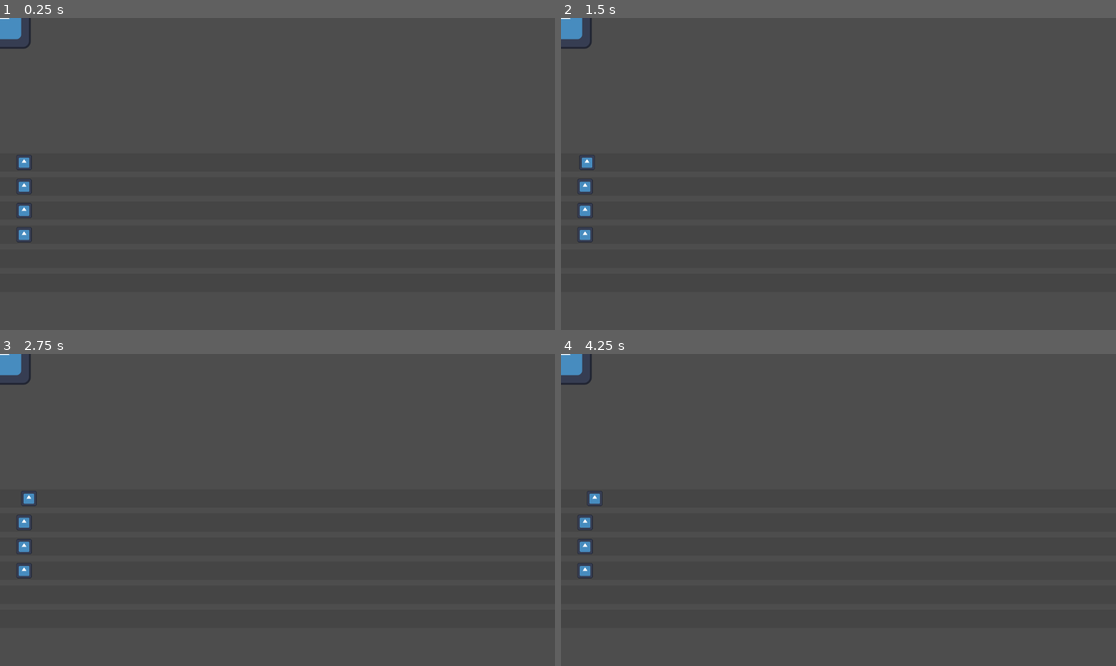
Above: before the commit, frames 1-4 (two rows, left to right).
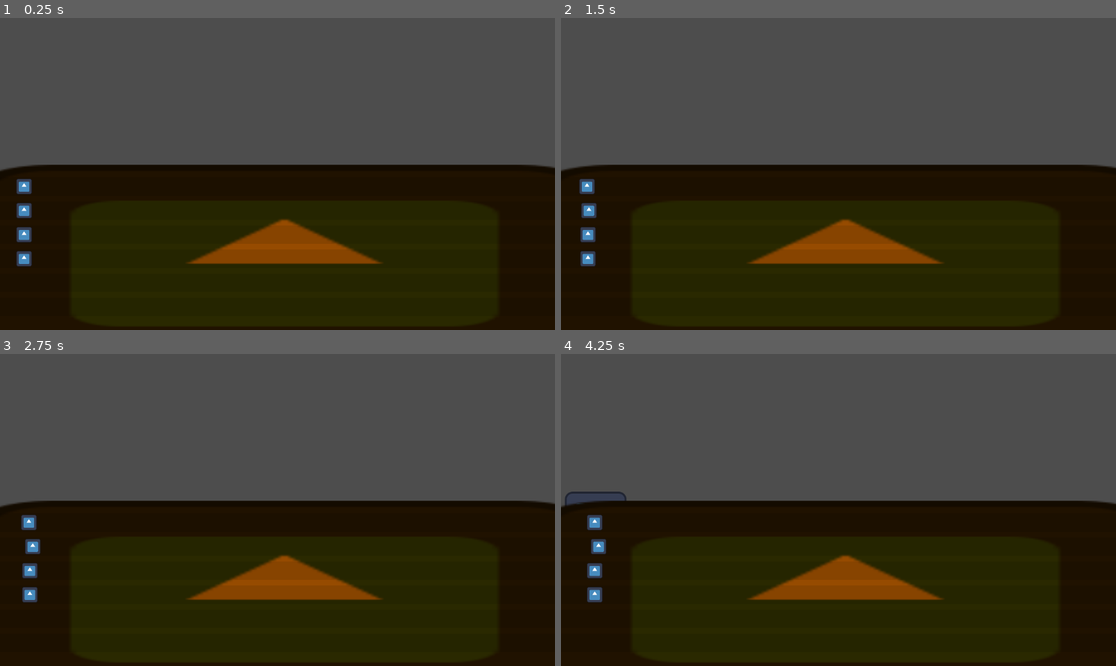
Above: after the commit, the same moments.

Repository: david8zhang/rat-race
Game: Godot game, scene res://scenes/Main.tscn
The game is run twice, just before and just after one commit, with the same random seed, the same clock (stepped at 60 frames per second) and the same inputs. The engine's default icon, where the game draws it, is replaced by a stand-in: a white triangle on a blue panel in a dark square.
Inputs:
- Up to frame 1 (0.25 s): no input
- Up to frame 2 (1.5 s): hold Space 0.53-1.28 s; tap Space at 1.35 s
- Up to frame 3 (2.75 s): tap Space at 1.52, 1.82 s; hold Space from 2.03 s (still down)
- Up to frame 4 (4.25 s): tap Enter at 2.75 s; release Space at 2.78 s; tap Space at 2.85, 3.02, 3.32 s; hold Space from 3.53 s (still down)

The runs differ from the first frame. In frame 1, 53% of the frame differs, in the area x 0-100%, y 0-100%; in frame 2, 53%; in frame 3, 53%; in frame 4, 53%.

Commit message:
added cpu movement, cat detection

Diff:
--- /dev/null
+++ b/prefabs/Table.tscn
@@ -0,0 +1,11 @@
+[gd_scene load_steps=2 format=3 uid="uid://dggyflmlkhc2b"]
+
+[ext_resource type="Texture2D" uid="uid://yfj3trajobbn" path="res://icon.svg" id="1_yyj22"]
+
+[node name="Table" type="Node2D"]
+
+[node name="Sprite2D" type="Sprite2D" parent="."]
+modulate = Color(0.588235, 0.294118, 0, 1)
+position = Vector2(582.5, 35)
+scale = Vector2(10.1016, 3.10938)
+texture = ExtResource("1_yyj22")
--- a/scenes/Main.tscn
+++ b/scenes/Main.tscn
@@ -1,11 +1,15 @@
-[gd_scene load_steps=4 format=3 uid="uid://dfcmxmyxu2d0a"]
+[gd_scene load_steps=5 format=3 uid="uid://dfcmxmyxu2d0a"]
 
 [ext_resource type="Script" path="res://scripts/Game.gd" id="1_yyimo"]
 [ext_resource type="PackedScene" uid="uid://dcjoqinv63t28" path="res://prefabs/Cat.tscn" id="2_rvgao"]
 [ext_resource type="PackedScene" uid="uid://bvpjp1ywv53wu" path="res://prefabs/Rat.tscn" id="2_vph75"]
+[ext_resource type="PackedScene" uid="uid://dggyflmlkhc2b" path="res://prefabs/Table.tscn" id="3_krnvi"]
 
 [node name="Main" type="Node2D"]
 script = ExtResource("1_yyimo")
 rat_scene = ExtResource("2_vph75")
 
 [node name="Cat" parent="." instance=ExtResource("2_rvgao")]
+
+[node name="Table" parent="." instance=ExtResource("3_krnvi")]
+position = Vector2(8, 469)
--- a/scripts/Cat.gd
+++ b/scripts/Cat.gd
@@ -9,6 +9,8 @@
 
 var switch_phase_timer: Timer
 var curr_phase = Phase.HIDING
+var prev_phase = Phase.HIDING
+var is_watch_buffer_window = false
 
 signal on_peek()
 signal on_hide()
@@ -25,21 +27,36 @@
 	switch_phase_timer.start()
 
 func handle_phase_switch():
-	var new_wait_time = 0
-	var prev_phase = curr_phase
+	prev_phase = curr_phase
 	if prev_phase == Phase.HIDING:
 		curr_phase = Phase.PEEKING
-		new_wait_time = randi_range(1, 3)
 		on_peek.emit()
 	elif prev_phase == Phase.PEEKING:
 		curr_phase = Phase.WATCHING
-		new_wait_time = randi_range(3, 5)
+		# Add some leeway for when cat is watching
+		is_watch_buffer_window = true
+		var watch_buffer = Timer.new()
+		watch_buffer.wait_time = 0.25
+		watch_buffer.autostart = true
+		watch_buffer.one_shot = true
+		var on_timeout = Callable(self, "close_watch_buffer")
+		watch_buffer.timeout.connect(on_timeout)
+		add_child(watch_buffer)
 		on_watch.emit()
 	elif prev_phase == Phase.WATCHING:
-		new_wait_time = randi_range(4, 6)
 		curr_phase = Phase.HIDING
 		on_hide.emit()
 
-	# Set timer for next phase switch
+func go_to_next_phase():
+	var new_wait_time = 0
+	if prev_phase == Phase.HIDING:
+		new_wait_time = randi_range(1, 3)
+	elif prev_phase == Phase.PEEKING:
+		new_wait_time = randi_range(3, 5)
+	elif prev_phase == Phase.WATCHING:
+		new_wait_time = randi_range(4, 6)
 	switch_phase_timer.wait_time = new_wait_time
 	switch_phase_timer.start()
+
+func close_watch_buffer():
+	is_watch_buffer_window = false
--- a/scripts/Game.gd
+++ b/scripts/Game.gd
@@ -6,12 +6,13 @@
 
 var lanes = []
 var player_controlled_rat: Rat
+var is_punishing_caught_rats = false
 
 const NUM_RATS = 4
 const NUM_LANES = 6
 
 func _ready():
-	var lane_y_pos = 300
+	var lane_y_pos = 350
 	for i in range(0, NUM_LANES):
 		var lane = Lane.create_new(lane_y_pos)
 		lanes.append(lane)
@@ -20,21 +21,103 @@
 
 	for i in range(0, NUM_RATS):
 		var rat = rat_scene.instantiate() as Rat
+		rat.rat_name = "Rat " + str(i + 1)
 		if i == 0:
 			rat.is_player_controlled = true
 			player_controlled_rat = rat
 		lanes[i].add_rat_to_lane(rat)
 		add_child(rat)
 
+	cat.global_position = Vector2(0, 400)
+
 	cat.on_hide.connect(on_cat_hide)
 	cat.on_peek.connect(on_cat_peek)
 	cat.on_watch.connect(on_cat_watch)
 
+func get_all_rats():
+	var rats = []
+	for lane in lanes:
+		rats += lane.rats_in_lane
+	return rats
+
+func is_cat_watching():
+	return cat.curr_phase == Cat.Phase.WATCHING
+
+func is_cat_within_watch_buffer():
+	return cat.is_watch_buffer_window
+
+func get_all_cpu_rats():
+	var rats = []
+	for lane in lanes:
+		for r in lane.rats_in_lane:
+			if !r.is_player_controlled:
+				rats.append(r)
+	return rats
+
 func on_cat_peek():
-	print("Game handle cat peek!")
+	# Position cat
+	var left_most_x = INF
+	var right_most_x = -INF
+	var all_rats = get_all_rats()
+	for r in all_rats:
+		left_most_x = min(r.global_position.x, left_most_x)
+		right_most_x = max(r.global_position.x, right_most_x)
+	var midpoint_x = (left_most_x + right_most_x) / 2
+	cat.global_position = Vector2(midpoint_x, 400)
+	var tween = create_tween()
+	tween.tween_property(cat, "global_position", Vector2(midpoint_x, 350), 0.25)
+	tween.finished.connect(go_to_next_phase_after_wait_time)
 
 func on_cat_watch():
-	print("Game handle cat watch!")
+	var tween = create_tween()
+	tween.tween_property(cat, "global_position", Vector2(cat.global_position.x, 300), 0.25)
+	var cpu_rats = get_all_cpu_rats()
+	for rat in cpu_rats:
+		var is_delay = randi_range(0, 1) == 0
+		if is_delay:
+			var cpu_stop_moving_timer = Timer.new()
+			cpu_stop_moving_timer.autostart = true
+			cpu_stop_moving_timer.wait_time = 0.5
+			cpu_stop_moving_timer.one_shot = true
+			var on_timeout = Callable(self, "cpu_stop_moving").bind(rat)
+			cpu_stop_moving_timer.timeout.connect(on_timeout)
+			add_child(cpu_stop_moving_timer)
+		else:
+			rat.cpu_move_timer.stop()
+
+	var punish_caught_rats_timer = Timer.new()
+	punish_caught_rats_timer.autostart = true
+	punish_caught_rats_timer.wait_time = 1
+	punish_caught_rats_timer.one_shot = true
+	var on_timeout = Callable(self, "process_caught_rats")
+	punish_caught_rats_timer.timeout.connect(on_timeout)
+	add_child(punish_caught_rats_timer)
+
+func process_caught_rats():
+	is_punishing_caught_rats = true
+	var all_rats = get_all_rats()
+	for r in all_rats:
+		if r.is_caught:
+			print("Caught: " + r.rat_name)
+	go_to_next_phase_after_wait_time()
+
+func cpu_stop_moving(rat: Rat):
+	rat.cpu_move_timer.stop()
 
 func on_cat_hide():
-	print("Game handle cat hide")
+	is_punishing_caught_rats = false
+	var tween = create_tween()
+	tween.tween_property(cat, "global_position", Vector2(cat.global_position.x, 400), 0.25)
+	var cpu_rats = get_all_cpu_rats()
+	for rat in cpu_rats:
+		# Reset cpu move frequency (to make it more interesting)
+		rat.cpu_move_timer.wait_time = float(randi_range(1, 5)) / 10
+		rat.cpu_move_timer.start()
+
+	var all_rats = get_all_rats()
+	for rat in all_rats:
+		rat.reset_caught_state()
+	tween.finished.connect(go_to_next_phase_after_wait_time)
+
+func go_to_next_phase_after_wait_time():
+	cat.go_to_next_phase()
--- a/scripts/Rat.gd
+++ b/scripts/Rat.gd
@@ -1,11 +1,43 @@
 class_name Rat
 extends Node2D
 
+@onready var game = get_node("/root/Main") as Game
+var rat_name = ""
 var is_player_controlled = false
 var num_key_presses = 0
+var cpu_move_timer
+var is_caught = false
+
+
+const MOVE_BUFFER_LIMIT = 3
+var move_buffer_count = 0
+
+func _ready():
+	if !is_player_controlled:
+		cpu_move_timer = Timer.new()
+		cpu_move_timer.wait_time = float(randi_range(1, 5)) / 10
+		cpu_move_timer.autostart = true
+		var on_timeout = Callable(self, "on_move_tick")
+		cpu_move_timer.timeout.connect(on_timeout)
+		add_child(cpu_move_timer)
 
 func _input(event):
-	if is_player_controlled:
+	if is_player_controlled and !game.is_punishing_caught_rats:
 		var just_pressed = event.is_pressed() and not event.is_echo()
 		if Input.is_key_pressed(KEY_SPACE) and just_pressed:
 			global_position.x += 2
+			if game.is_cat_watching() and !game.is_cat_within_watch_buffer():
+				is_caught = true
+				self.modulate = Color(1, 0, 0)
+
+func on_move_tick():
+	if !game.is_punishing_caught_rats:
+		global_position.x += 2
+		if game.is_cat_watching() and !game.is_cat_within_watch_buffer():
+			is_caught = true
+			self.modulate = Color(1, 0, 0)
+
+func reset_caught_state():
+	is_caught = false
+	self.modulate = Color(1, 1, 1)
+	move_buffer_count = 0
